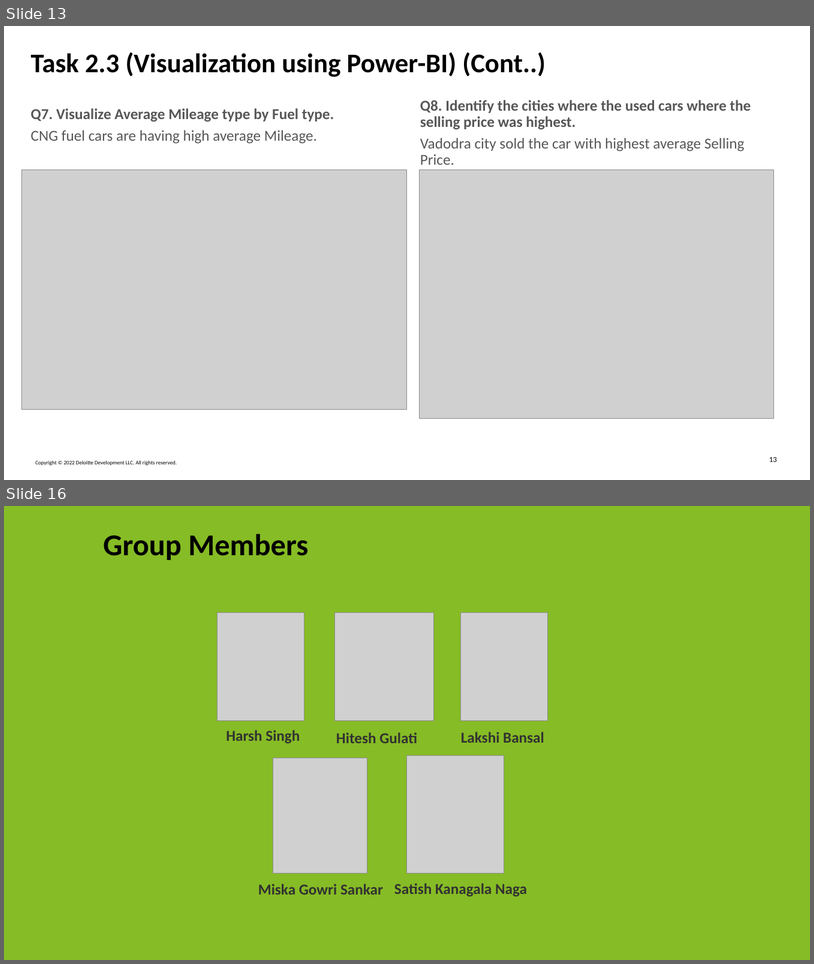
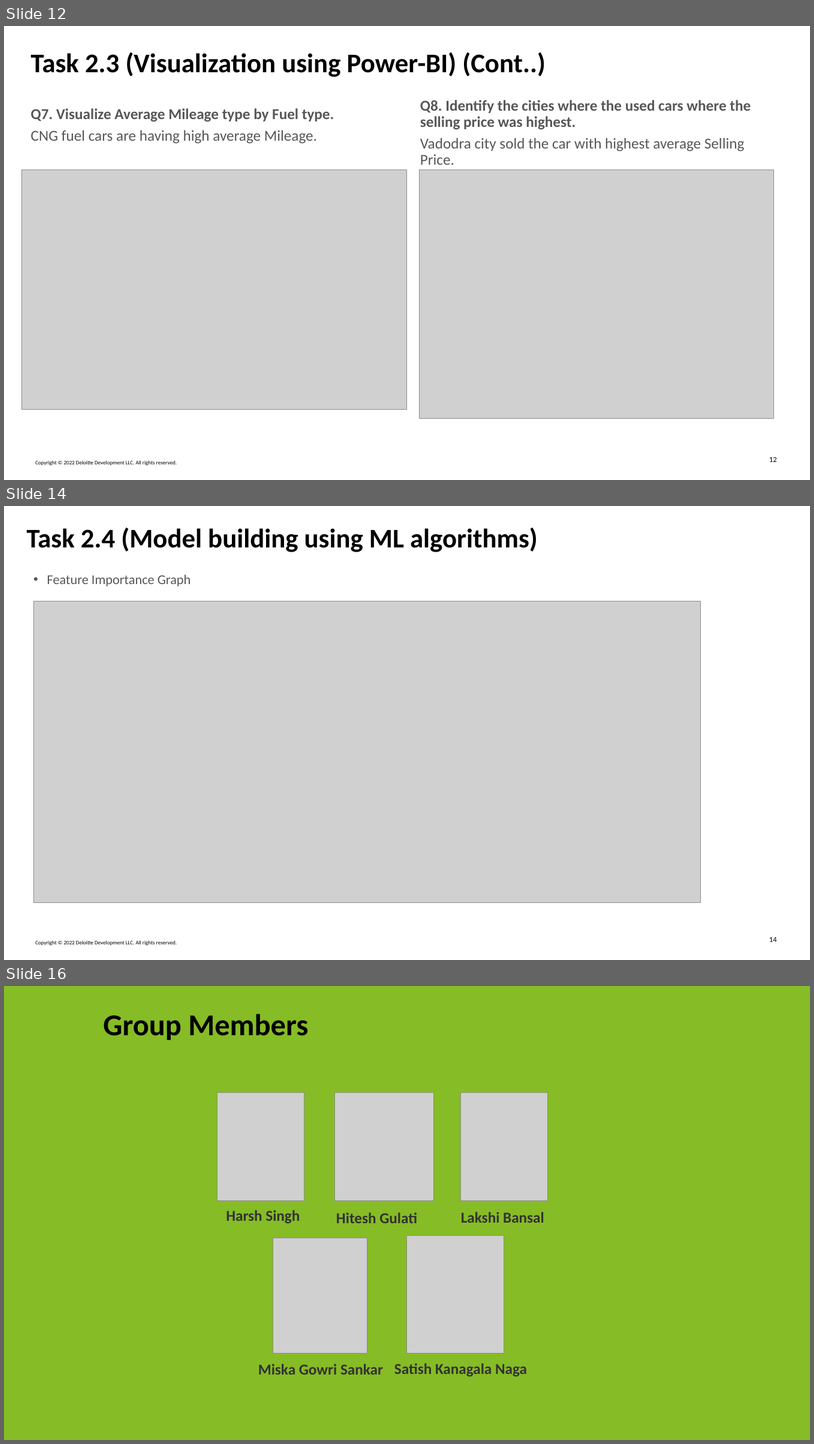
Before and after one commit to hiteshgulati/deloitte_capstone_group, a slide deck: Used Car Data/Capstone_Project_CheckPoint_2.pptx. Shown one above the other, each under a label of ours: slides 13 and 16 before the commit, slides 12, 14 and 16 after it; the slides between them are not shown. The pictures are 814x964 and 814x1444 pixels, drawn with LibreOffice and Linux fonts; fonts in the diff are those of the drawing; grey boxes stand for pictures. Boxes give left, top, right and bottom in pixels: in the first picture for what was removed or moved away, otherwise in the second. Text is boxed around its words. In the diff, an @@ line names an element or a change of style, - is before the commit and + after.

```diff
--- a/Used Car Data/Capstone_Project_CheckPoint_2.pptx
+++ b/Used Car Data/Capstone_Project_CheckPoint_2.pptx
@@ slide 14 added at (x1=4, y1=506, x2=810, y2=960), background #FFFFFF; not listed: 2 template elements that a slide beside it also shows @@
@@ title added at (x1=27, y1=528, x2=538, y2=552), 32 pt, text #000000, bold @@
+Task 2.4 (Model building using ML algorithms)
@@ text added at (x1=47, y1=574, x2=191, y2=586), 16 pt, text #575757 @@
+• Feature Importance Graph
@@ picture added at (x1=33, y1=601, x2=701, y2=902) @@
@@ what was slide 13 is now slide 12 @@
@@ page number at (x1=770, y1=457, x2=777, y2=462): text changed @@
-13
+12
```
Also in this commit, not shown: 4 slides changed, 1 slide removed, 16 other files.
